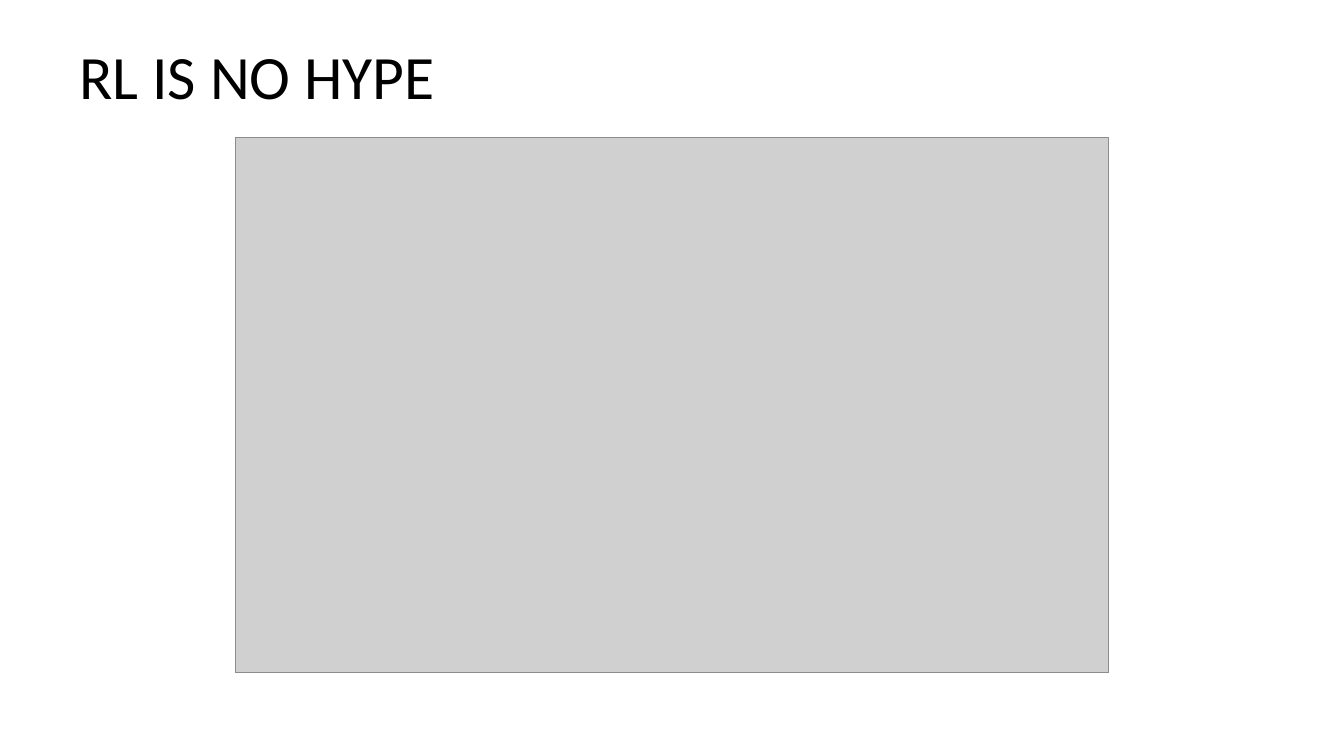
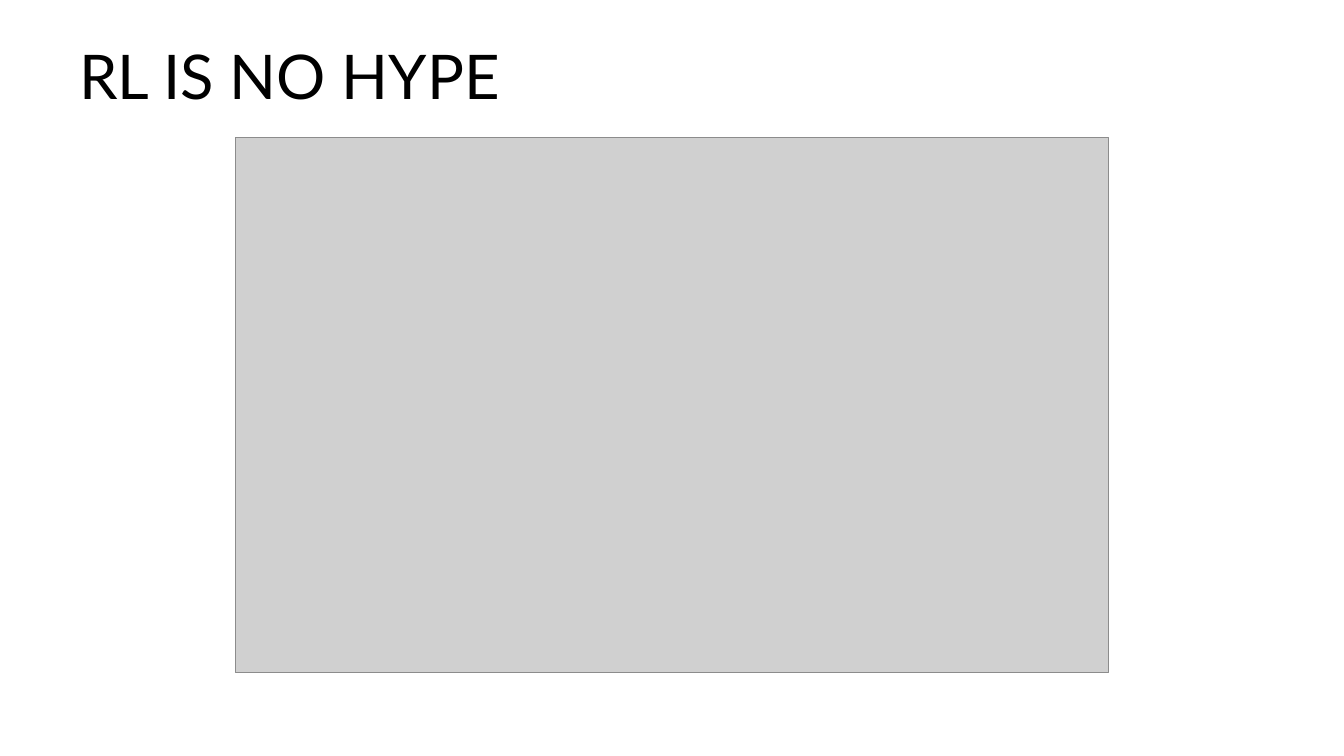
Before and after one commit to aditya699/Practical-RL, a slide deck: slide 6 of Day6/Playing Attari With Agents.pptx. Drawn at 1344x756 pixels with LibreOffice and Linux fonts; fonts in the diff are those of the drawing; grey boxes stand for pictures. Boxes give left, top, right and bottom in pixels: in the first picture for what was removed or moved away, otherwise in the second. Text is boxed around its words. In the diff, an @@ line names an element or a change of style, - is before the commit and + after.

```diff
--- a/Day6/Playing Attari With Agents.pptx
+++ b/Day6/Playing Attari With Agents.pptx
@@ title "RL IS NO HYPE" at bbox=[79, 54, 500, 100]: font Calibri to Lato @@
```
Also in this commit, not shown: 5 other slides changed, 10 slides added, 3 other files.
